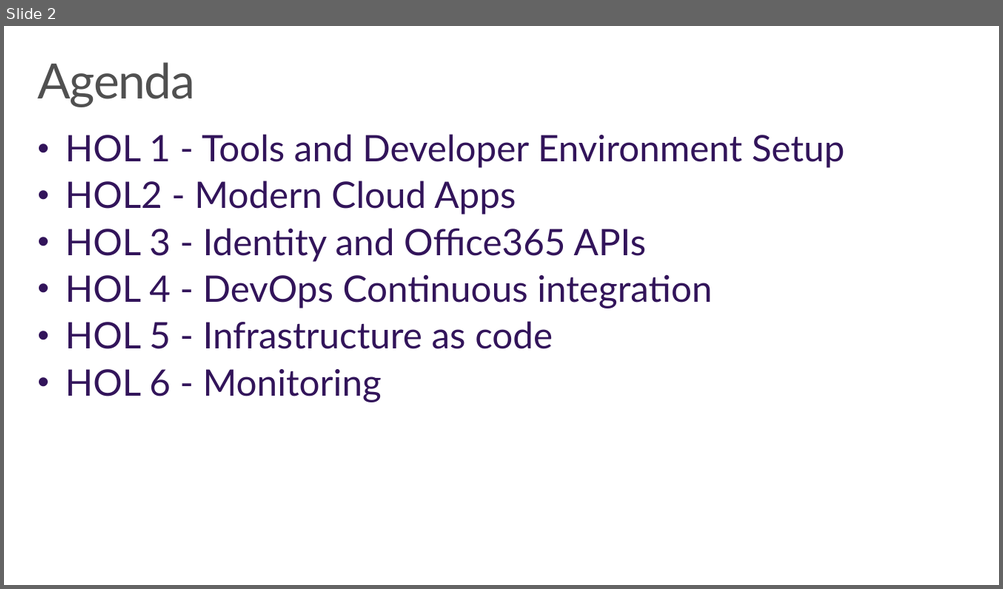
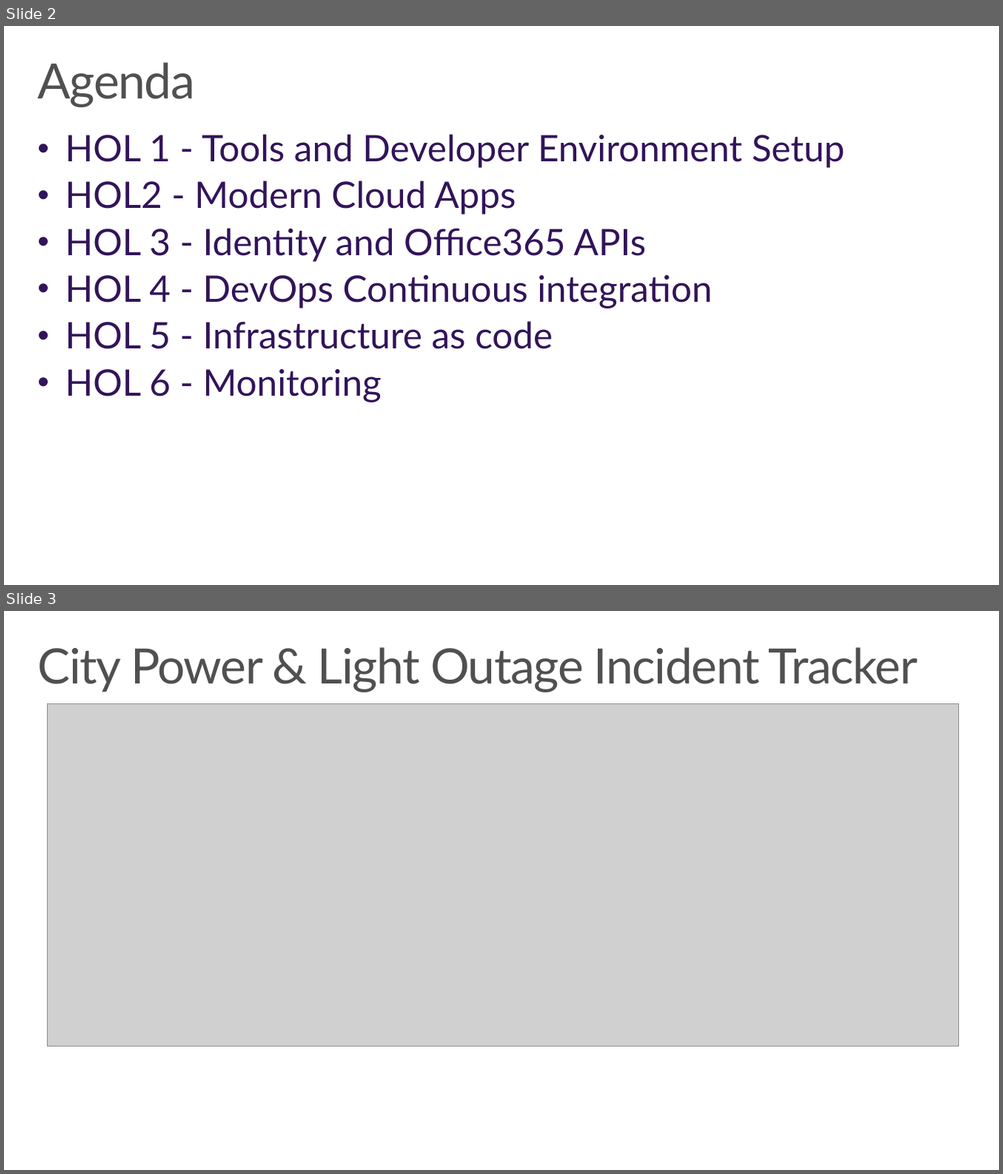
Before and after one commit to wely/DevCamp, a slide deck: Presentation/Module00-Hols.pptx. Shown one above the other, each under a label of ours: slide 2 before the commit, slides 2 and 3 after it. The pictures are 1003x589 and 1003x1174 pixels, drawn with LibreOffice and Linux fonts; fonts in the diff are those of the drawing; grey boxes stand for pictures; background and template pictures are left out. Boxes give left, top, right and bottom in pixels: in the first picture for what was removed or moved away, otherwise in the second. Text is boxed around its words. In the diff, an @@ line names an element or a change of style, - is before the commit and + after.

```diff
--- a/Presentation/Module00-Hols.pptx
+++ b/Presentation/Module00-Hols.pptx
@@ slide 3 added at [4, 611, 999, 1170], background #FFFFFF @@
@@ title added at [37, 647, 917, 692], 48 pt, text #505050 @@
+City Power & Light Outage Incident Tracker
@@ picture added at [47, 704, 959, 1046] @@
```
Also in this commit, not shown: 2 other slides added, 1 other file.
